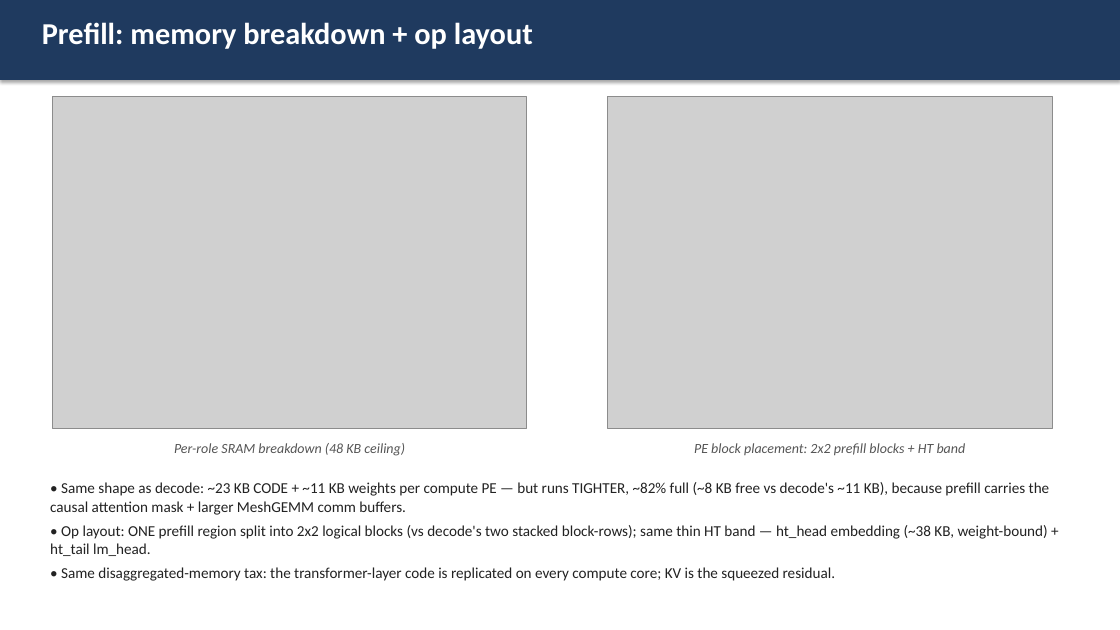
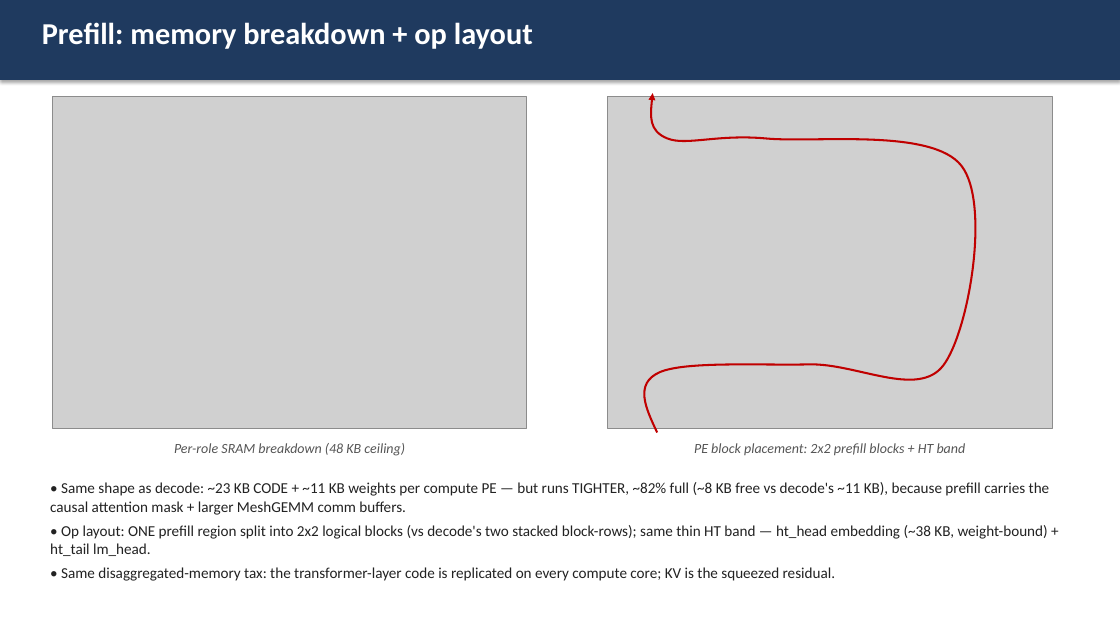
Before and after one commit to happyandslow/agent-memory, a slide deck: slide 6 of projects/WaferEngine/docs/2026-06-28/wse_per_pe_resource_analysis.pptx. Drawn at 1120x630 pixels with LibreOffice and Linux fonts; fonts in the diff are those of the drawing; grey boxes stand for pictures. Boxes give left, top, right and bottom in pixels: in the first picture for what was removed or moved away, otherwise in the second. Text is boxed around its words. In the diff, an @@ line names an element or a change of style, - is before the commit and + after.

```diff
--- a/projects/WaferEngine/docs/2026-06-28/wse_per_pe_resource_analysis.pptx
+++ b/projects/WaferEngine/docs/2026-06-28/wse_per_pe_resource_analysis.pptx
@@ freeform shape added at bbox=[644, 93, 975, 433], outline #C00000 1.75 pt @@
```
Also in this commit, not shown: 1 other slide changed, 12 other files.
